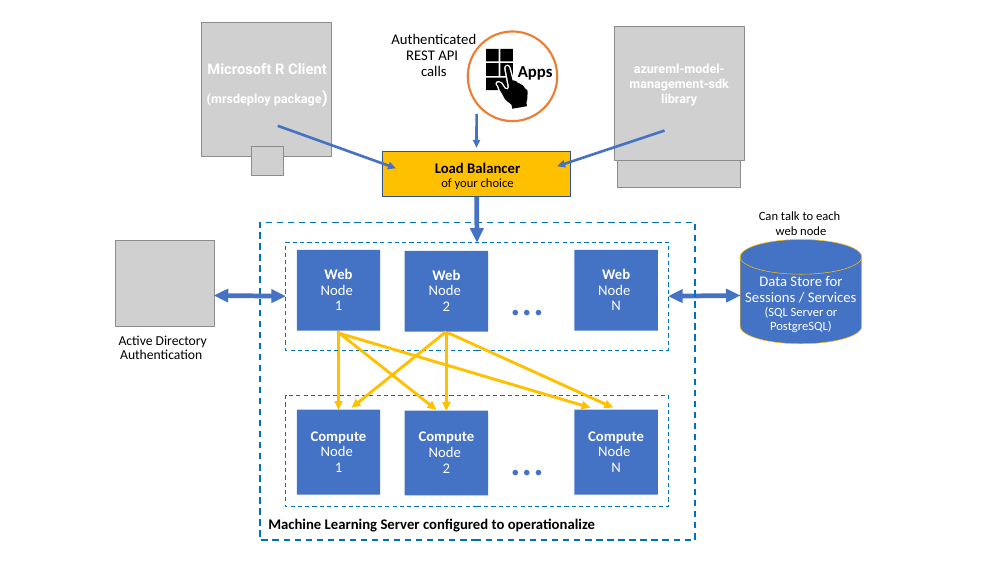
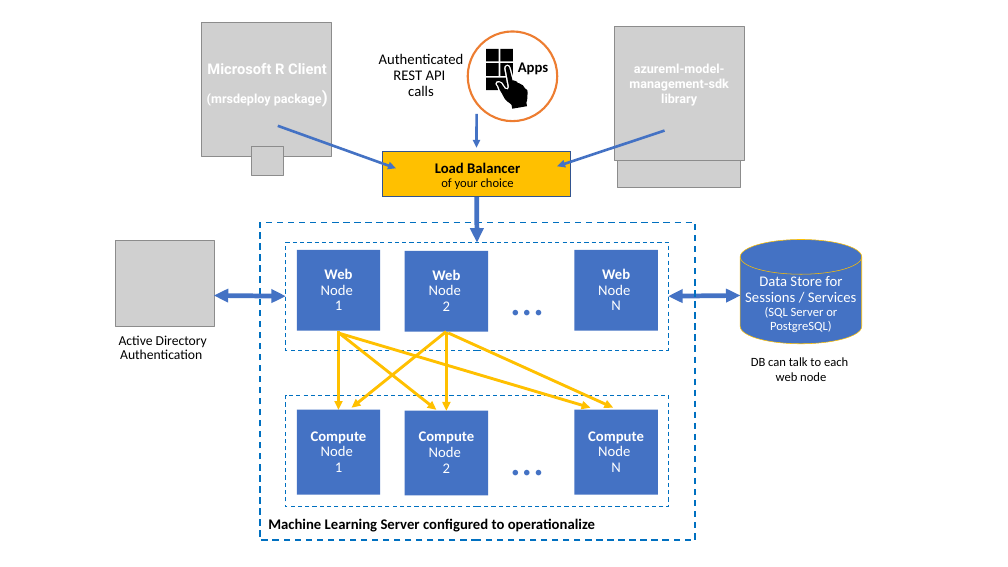
Before and after one commit to MicrosoftDocs/machine-learning-server-docs, a slide deck: slide 13 of image-sources/about-o16n.pptx. Drawn at 1008x567 pixels with LibreOffice and Linux fonts; fonts in the diff are those of the drawing; grey boxes stand for pictures. Boxes give left, top, right and bottom in pixels: in the first picture for what was removed or moved away, otherwise in the second. Text is boxed around its words. In the diff, an @@ line names an element or a change of style, - is before the commit and + after.

```diff
--- a/image-sources/about-o16n.pptx
+++ b/image-sources/about-o16n.pptx
@@ text "Authenticated REST API calls": place and size @@
-text "Authenticated REST API calls" at [391,33,476,76]
+text "Authenticated REST API calls" at [379,53,464,96]
@@ text "Apps" at [518,62,549,75]: size 16 to 14 pt @@
@@ text at [751,357,848,381]: text changed @@
-Can talk to each
-web node
+DB can talk to each
+web node
```
Also in this commit, not shown: 2 other files.
